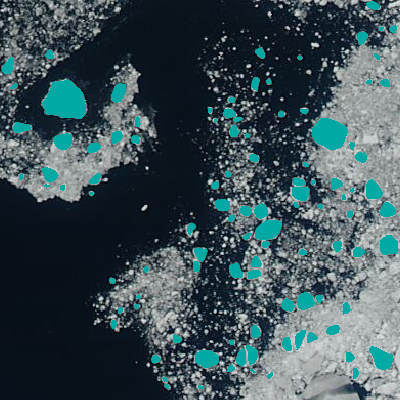
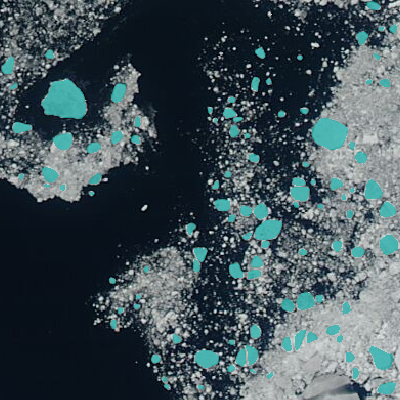
Comparing the layer stacks of the two 400×400 images. Changes:
"ice floes" (2nd of 2): opacity 100% → 62%, painted on it over [2, 1, 398, 394]
